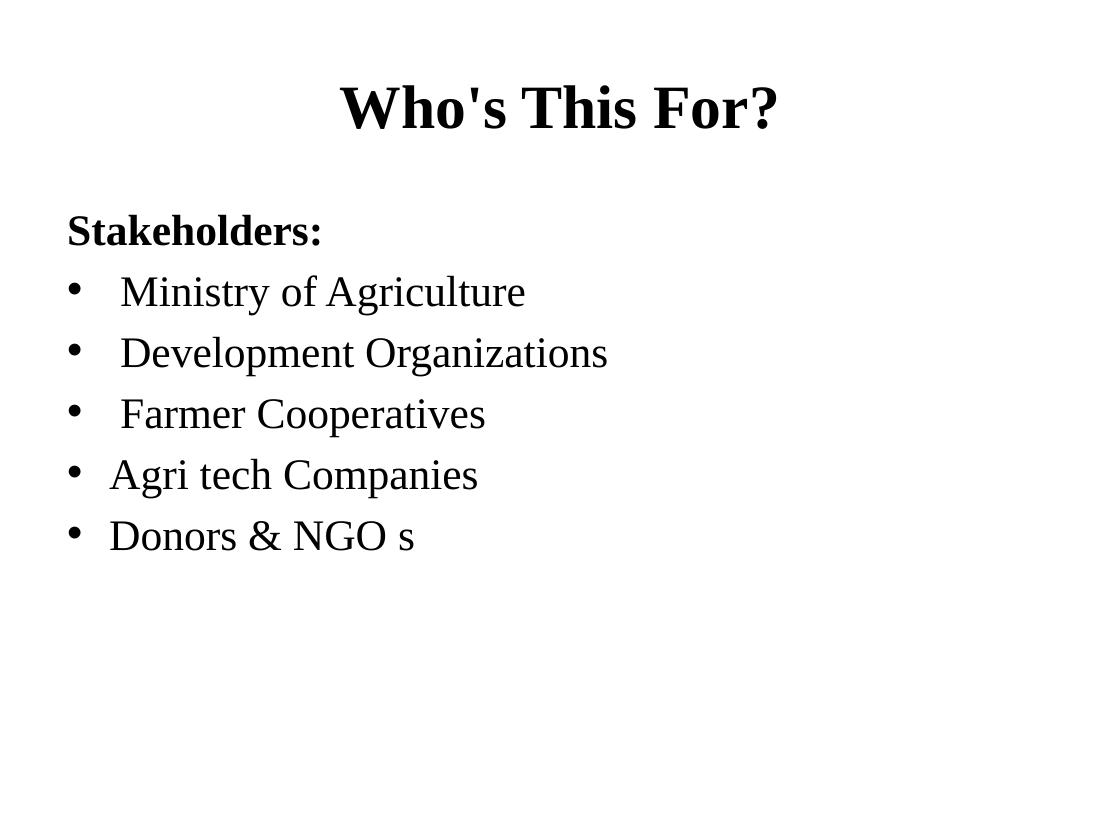
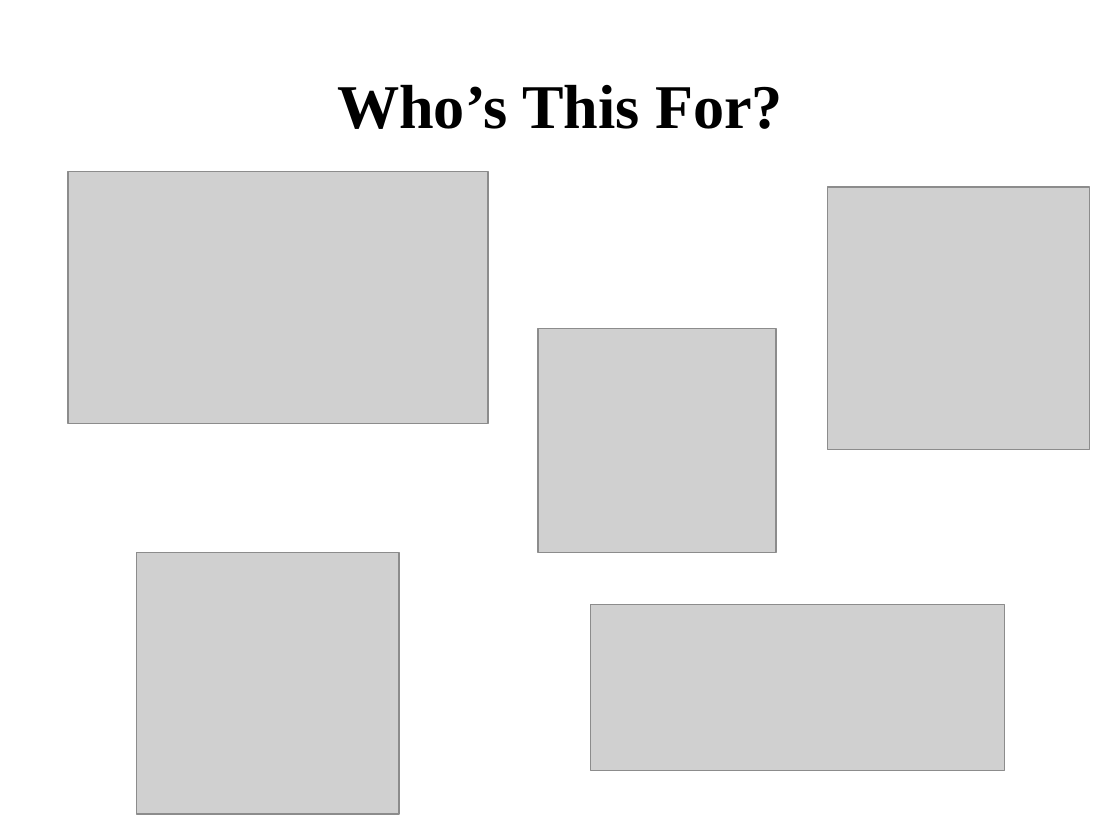
Before and after one commit to Rodgerdev/east-africa-fertilizer-project, a slide deck: slide 22 of East_Africa_Fertilizer_Presentation.pptx (slide 6 before the commit). Drawn at 1120x840 pixels with LibreOffice and Linux fonts; fonts in the diff are those of the drawing; grey boxes stand for pictures; background and template pictures are left out. Boxes give left, top, right and bottom in pixels: in the first picture for what was removed or moved away, otherwise in the second. Text is boxed around its words. In the diff, an @@ line names an element or a change of style, - is before the commit and + after.

Commit message:
Updated presentation

```diff
--- a/East_Africa_Fertilizer_Presentation.pptx
+++ b/East_Africa_Fertilizer_Presentation.pptx
@@ title at (337, 84, 783, 129): text changed; size 39.6 to 40 pt @@
-Who's This For?
+Who’s This For?
@@ picture added at (68, 171, 488, 423) @@
@@ picture added at (827, 187, 1089, 449) @@
@@ text removed at (67, 214, 608, 551) @@
-Stakeholders:
-• Ministry of Agriculture
-• Development Organizations
-• Farmer Cooperatives
-• Agri tech Companies
-• Donors & NGO s
@@ picture added at (538, 328, 775, 552) @@
@@ picture added at (137, 552, 399, 813) @@
@@ picture added at (590, 605, 1005, 771) @@
```
Also in this commit, not shown: 6 other slides changed, 7 slides added, 2 slides removed.
